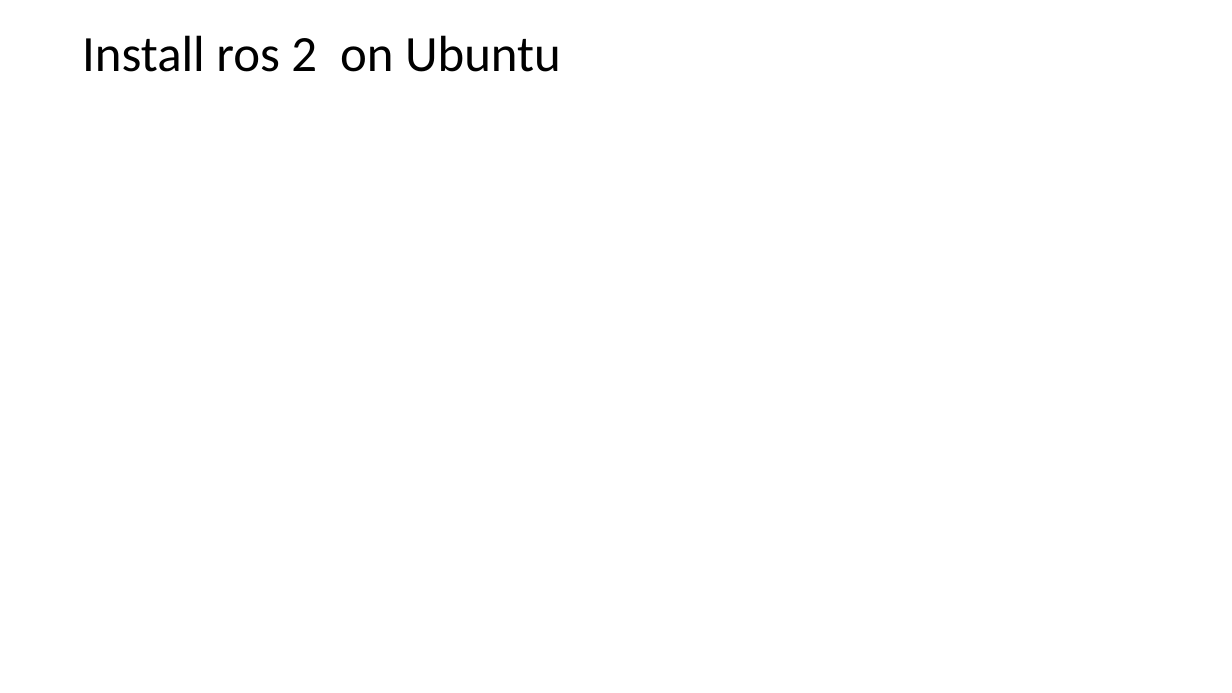
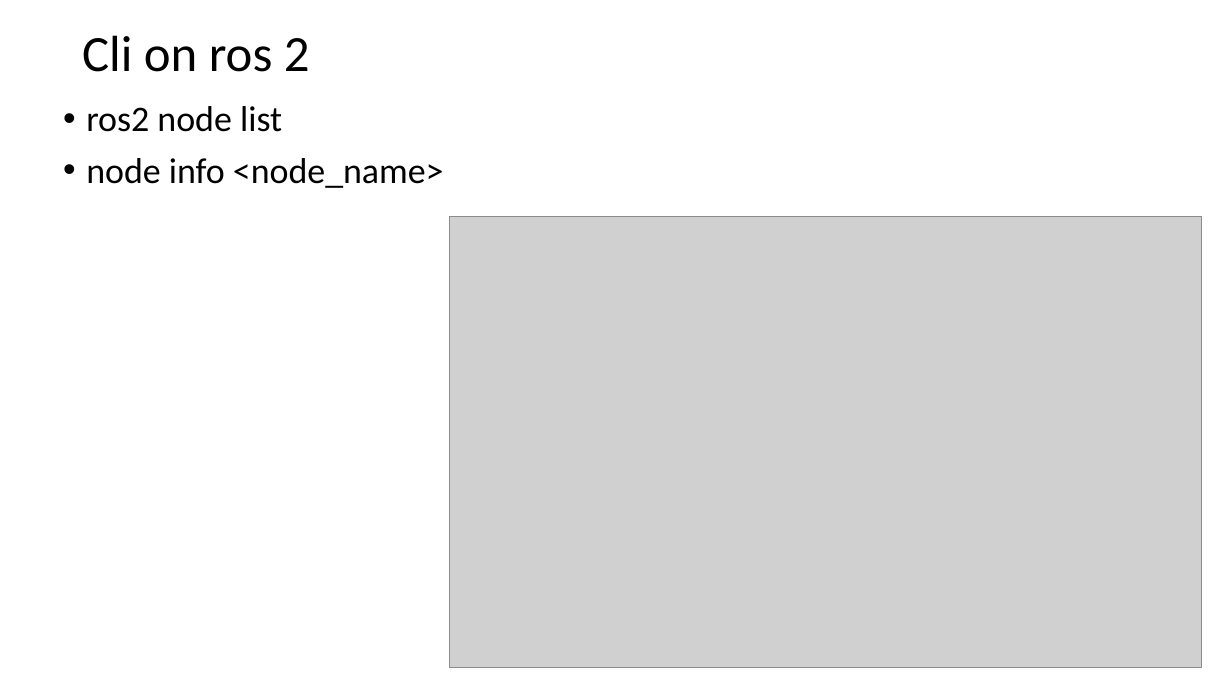
Before and after one commit to letrthong/ros2, a slide deck: slide 5 of ros2.pptx. Drawn at 1232x693 pixels with LibreOffice and Linux fonts; fonts in the diff are those of the drawing; grey boxes stand for pictures. Boxes give left, top, right and bottom in pixels: in the first picture for what was removed or moved away, otherwise in the second. Text is boxed around its words. In the diff, an @@ line names an element or a change of style, - is before the commit and + after.

```diff
--- a/ros2.pptx
+++ b/ros2.pptx
@@ title at bbox=[82, 35, 310, 72]: text changed @@
-Install ros 2 on Ubuntu
+Cli on ros 2
@@ text added at bbox=[86, 106, 444, 188], 28 pt, text #000000 @@
+• ros2 node list
+• node info <node_name>
@@ picture added at bbox=[449, 216, 1202, 668] @@
```
Also in this commit, not shown: 3 other files.
